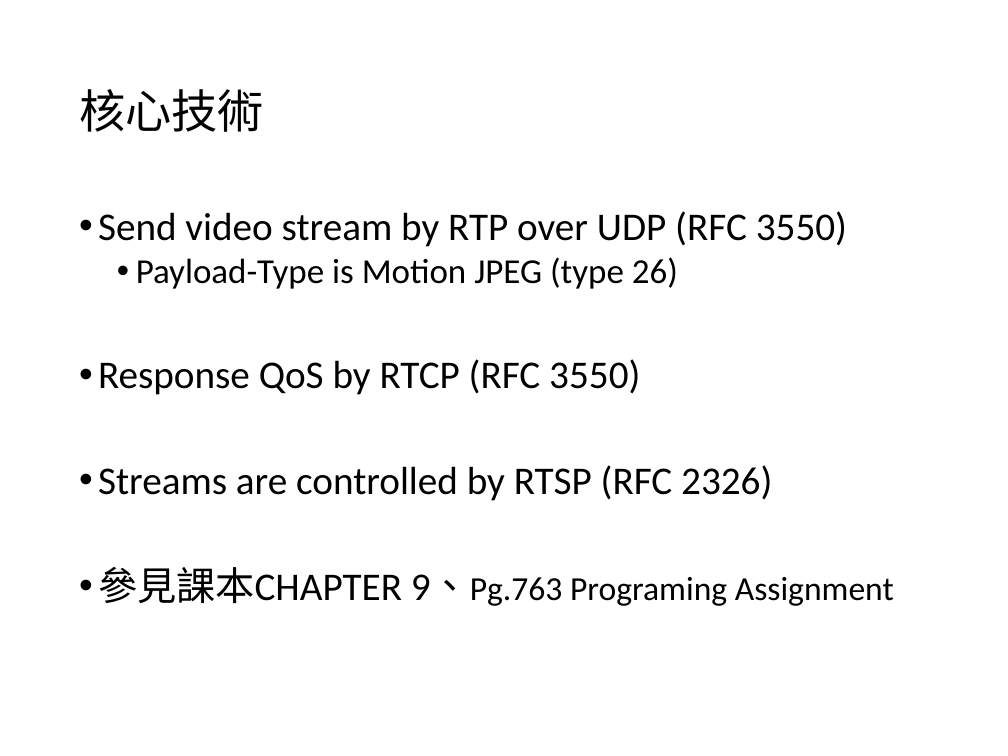
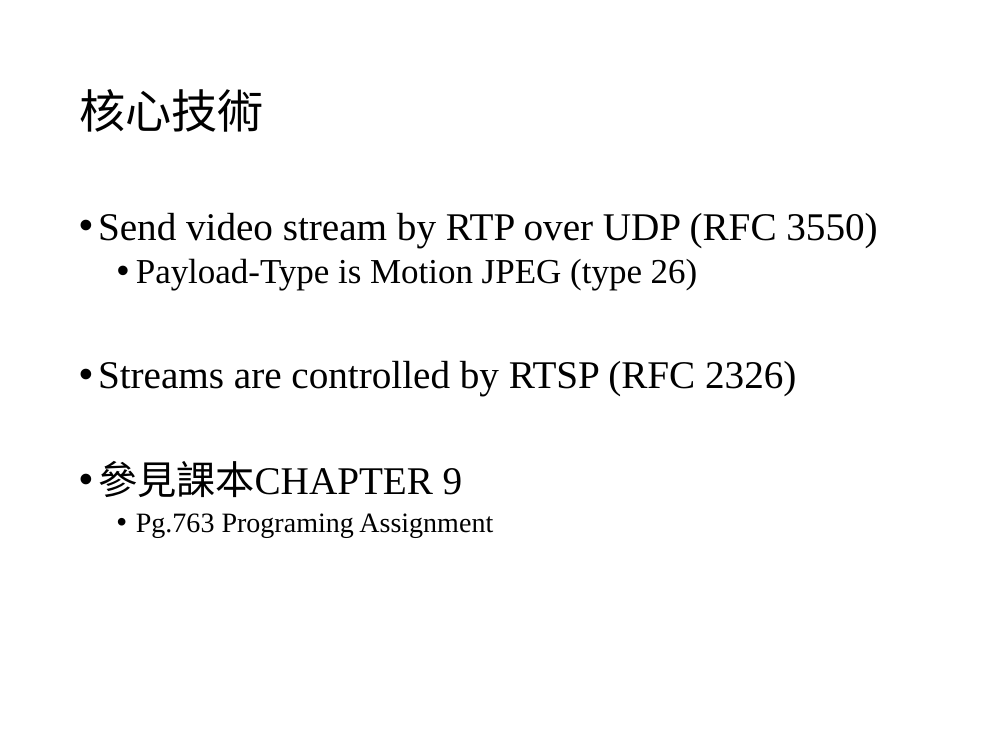
Before and after one commit to yth98/network-media, a slide deck: slide 3 of Report.ppt. Drawn at 1008x756 pixels with LibreOffice and Linux fonts; fonts in the diff are those of the drawing. Boxes give left, top, right and bottom in pixels: in the first picture for what was removed or moved away, otherwise in the second. Text is boxed around its words. In the diff, an @@ line names an element or a change of style, - is before the commit and + after.

```diff
--- a/Report.ppt
+++ b/Report.ppt
@@ text at <box>98,212,877,396</box>: font Calibri to Times New Roman in "Send video stream by RTP over UDP ...", "Payload-Type is Motion JPEG (type 26)", "Streams are controlled by RTSP (RFC 2326)" @@
@@ text at <box>98,359,640,395</box>: paragraph removed @@
-• Response QoS by RTCP (RFC 3550)
@@ text at <box>98,461,493,537</box>: text changed; size 24 to 20 pt; font Calibri to Times New Roman @@
-• 參見課本CHAPTER 9、Pg.763 Programing Assignment
+• 參見課本CHAPTER 9
+  • Pg.763 Programing Assignment
```
Also in this commit, not shown: 5 other slides changed, 4 slides added, 2 slides removed, 4 other files.
